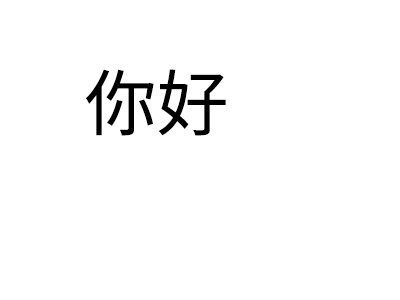
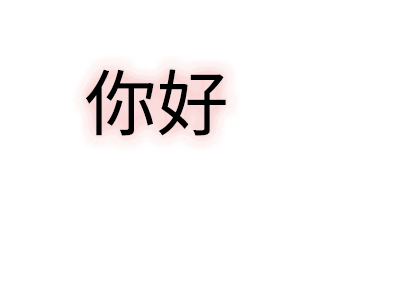
The second (400, 300) image is a revision of the first. Changes to its layers:
pixels changed over <box>72,55,240,151</box> (layer not identified)
